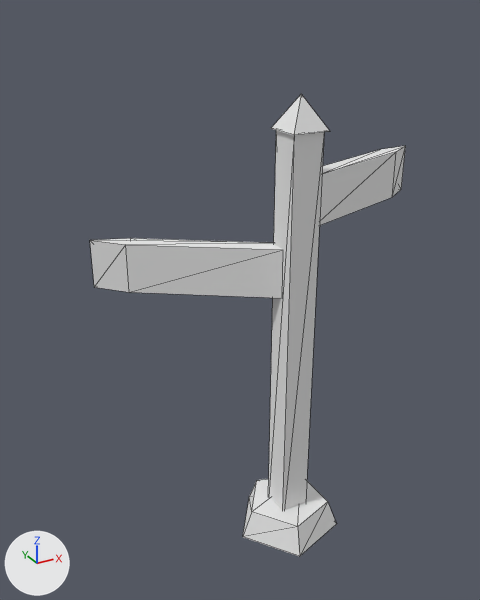
One commit to the glTF model assets/models/prop-signpost.glb: the scene before it, then after it.
One viewpoint serves both versions: a 50 mm camera at (-1.76, -2.62, 2.82) aimed at (-0.22, 0.18, 1.42). The axes (+X, +Y, +Z) are drawn at lower left. The lights are the same throughout. The first picture is the older version. Mesh edges are drawn as thin lines. Vertices at exactly the same position are counted once.

Objects in the first picture: 'prop-signpost'.
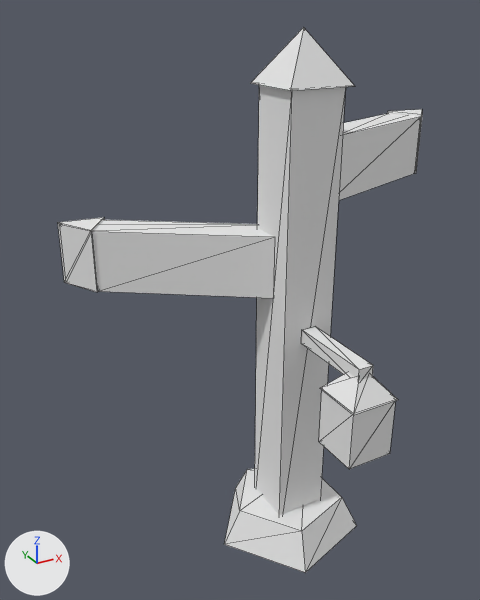
Pixel boxes [x1, y1, x2, y2] of what changed, in the pictures (480 x 600 px; the box of a moved part takes in the faces that stretch with it):
'prop-signpost', reshaped (15% wider, 18% taller): before [90, 94, 406, 556]; after [58, 27, 422, 573]
part 1 of me_prop_signpost, moved or reshaped: before [243, 479, 336, 556]; after [224, 468, 357, 573]
part 2 of me_prop_signpost, moved or reshaped: before [268, 130, 324, 511]; after [255, 85, 345, 515]
part 3 of me_prop_signpost, moved or reshaped: before [271, 94, 329, 135]; after [251, 27, 354, 90]
part 4 of me_prop_signpost, added: after [301, 327, 373, 380]
part 5 of me_prop_signpost, added: after [319, 391, 395, 469]
part 6 of me_prop_signpost, rebuilt: before [90, 238, 283, 298]; after [92, 220, 275, 298]
part 7 of me_prop_signpost, rebuilt: before [320, 146, 406, 225]; after [339, 113, 421, 200]
part 8 of me_prop_signpost, added: after [58, 109, 422, 292]
part 9 of me_prop_signpost, added: after [320, 372, 398, 415]

The edits, one by one:
me_prop_signpost is used by ob_prop_signpost; location (0.0, 0.0, 0.0).
me_prop_signpost had 43 vertices, 55 faces and spanned x -0.87..0.99, y -0.29..0.59, z 0.0..2.46.
me_prop_signpost now has 79 vertices, 105 faces and spans x -1.0..1.14, y -0.69..0.68, z 0.0..2.74.
me_prop_signpost part 1: the loose piece of 10 vertices spanning x -0.3..0.24, y -0.29..0.29, z 0.0..0.16 is scaled about the mesh origin by (1.37, 1.37, 1.25).
me_prop_signpost part 2: the loose piece of 8 vertices spanning x -0.08..0.08, y -0.08..0.08, z 0.0..2.3 is scaled about the mesh origin by (1.75, 1.75, 1.09).
me_prop_signpost part 3: the loose piece of 5 vertices spanning x -0.1..0.1, y -0.1..0.1, z 2.3..2.46 is scaled about its middle by (1.71, 1.71, 1.5), then moved by (0.0, 0.0, 0.24).
me_prop_signpost part 4: a new loose piece, a box spanning x -0.04..0.04, y -0.6..-0.14, z 1.26..1.34, in mat_palette (its picture is missing).
me_prop_signpost part 5: a new loose piece, a box spanning x -0.12..0.12, y -0.68..-0.44, z 0.88..1.18, in mat_palette (its picture is missing).
me_prop_signpost part 6: the loose piece of 10 vertices spanning x -0.87..-0.02, y -0.01..0.59, z 1.47..1.73 is rebuilt with 10 vertices and now spans x -0.99..-0.03, y -0.03..0.68, z 1.49..1.81.
me_prop_signpost part 7: the loose piece of 10 vertices spanning x 0.04..0.99, y -0.03..0.36, z 1.82..2.08 is rebuilt with 10 vertices and now spans x 0.06..1.13, y -0.06..0.44, z 1.94..2.26.
Part 8, on me_prop_signpost:
6 vertices are added at (0.98, 0.24, 1.94), (1.14, 0.41, 1.94), (0.9, 0.45, 1.94), (-0.76, 0.66, 1.49), (-1.0, 0.68, 1.49), (-0.89, 0.47, 1.49).
6 new vertices lie (0.0, 0.0, 0.33) away from vertices in x -1.0..1.14, y 0.24..0.68, z 1.49..1.94.
14 new faces join them.
Part 9, on me_prop_signpost:
8 vertices are added at x -0.13..0.13, y -0.69..-0.43, z 1.18..1.3.
12 new faces join them.
